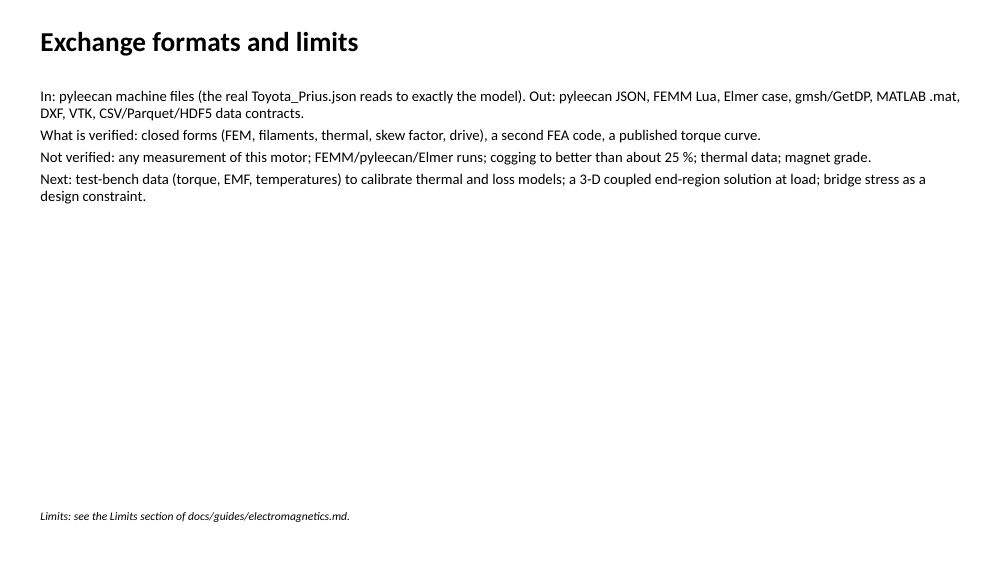
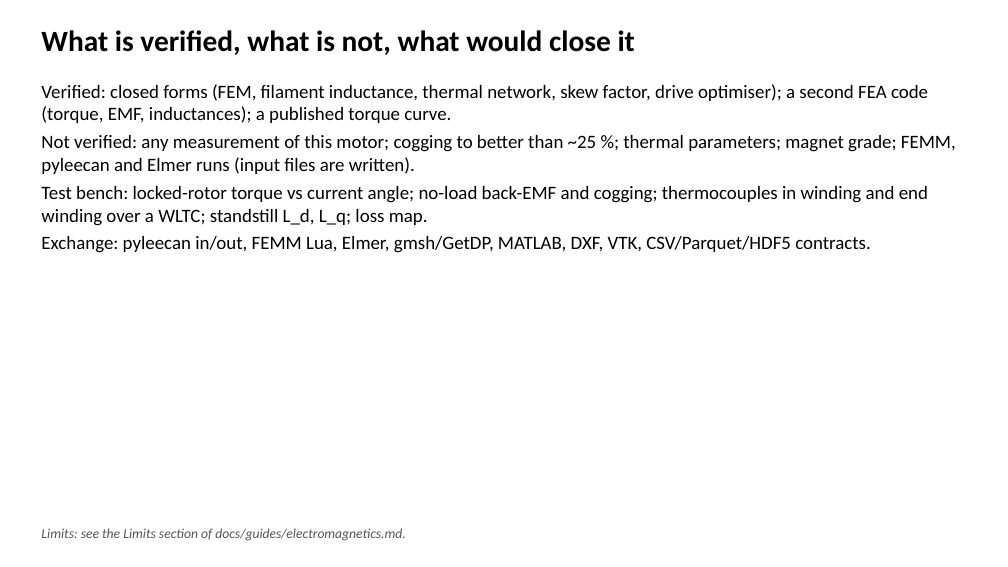
Before and after one commit to F123Dash/PINNeAPPle, a slide deck: slide 12 of examples/electrodynamics/results/18_emachine_slides.pptx (slide 11 before the commit). Drawn at 1008x567 pixels with LibreOffice and Linux fonts; fonts in the diff are those of the drawing. Boxes give left, top, right and bottom in pixels: in the first picture for what was removed or moved away, otherwise in the second. Text is boxed around its words. In the diff, an @@ line names an element or a change of style, - is before the commit and + after.

Commit message:
Machines: slides with reference values, an executive summary and slide-sized charts drawn from the results

```diff
--- a/examples/electrodynamics/results/18_emachine_slides.pptx
+++ b/examples/electrodynamics/results/18_emachine_slides.pptx
@@ text removed at (40,32,359,56) @@
-Exchange formats and limits
@@ text added at (41,30,635,55), 28 pt, text #000000, bold @@
+What is verified, what is not, what would close it
@@ text at (41,84,956,253): text changed; size 14 to 18 pt @@
-In: pyleecan machine files (the real Toyota_Prius.json reads to exactly the model). Out: pyleecan JSON, FEMM Lua, Elmer case, gmsh/GetDP, MATLAB .mat, DXF, VTK, CSV/Parquet/HDF5 data contracts.
-What is verified: closed forms (FEM, filaments, thermal, skew factor, drive), a second FEA code, a published torque curve.
-Not verified: any measurement of this motor; FEMM/pyleecan/Elmer runs; cogging to better than about 25 %; thermal data; magnet grade.
-Next: test-bench data (torque, EMF, temperatures) to calibrate thermal and loss models; a 3-D coupled end-region solution at load; bridge stress as a design constraint.
+Verified: closed forms (FEM, filament inductance, thermal network, skew factor, drive optimiser); a second FEA code (torque, EMF, inductances); a published torque curve.
+Not verified: any measurement of this motor; cogging to better than ~25 %; thermal parameters; magnet grade; FEMM, pyleecan and Elmer runs (input files are written).
+Test bench: locked-rotor torque vs current angle; no-load back-EMF and cogging; thermocouples in winding and end winding over a WLTC; standstill L_d, L_q; loss map.
+Exchange: pyleecan in/out, FEMM Lua, Elmer, gmsh/GetDP, MATLAB, DXF, VTK, CSV/Parquet/HDF5 contracts.
@@ text "Limits: see the Limits section ...": place and size @@
-text "Limits: see the Limits section ..." at (40,512,350,522)
+text "Limits: see the Limits section ..." at (41,528,406,541)
@@ text "Limits: see the Limits section ..." at (41,528,406,541): size 11 to 13 pt, text colour #000000 to #555555; more space between paragraphs @@
```
Also in this commit, not shown: 8 other slides changed, 3 slides added, 2 slides removed, 3 other files.
